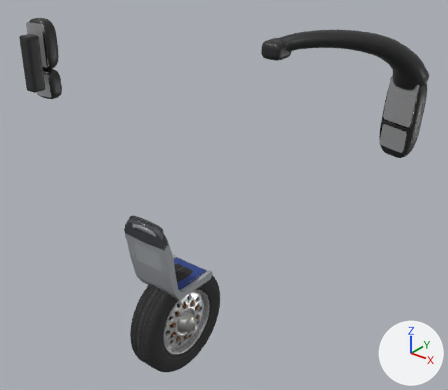
A saved change to the glTF model src/data/kit_bus.glb.
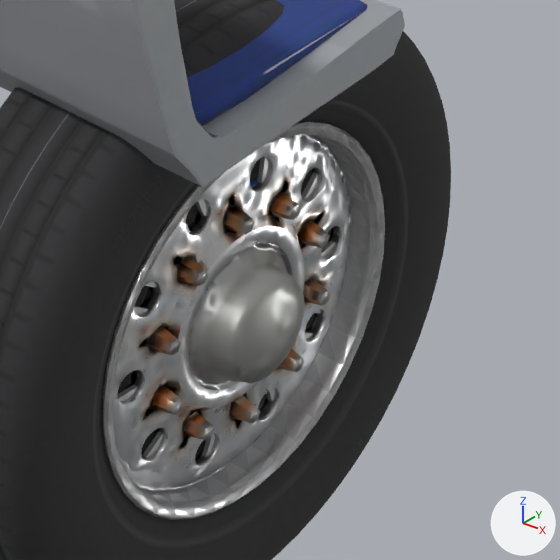
Each version is shown whole from a 50 mm camera at (3.135, -3.257, 3.385) aimed at (0.342, 0.235, 1.22), then close up on the part from 33% to 53% of the width and 69% to 93% of the height. Arrows for +X, +Y and +Z are at lower right; the lights stay in place. The last two pictures show the newer version.

In view in the first close-up: 'seat_conecto', 'seat_man', 'seat_yutong', 'tyre', 'wheelAlu', 'wheelAluRear', 'wheelSteel', 'wheelSteelRear' and 1 more.
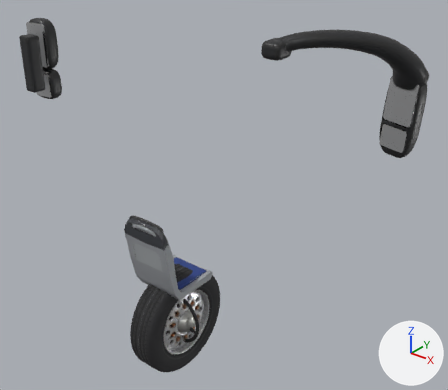
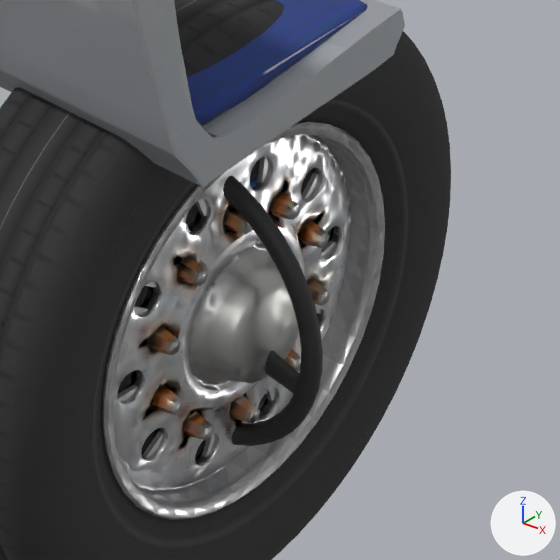
What changed in the scene script:
```text
Add me_steeringwheel:
    me_steeringwheel.from_pydata(...)  # 947 vertices, 1870 faces; spans x -0.251..0.251, y -0.064..0.07, z -0.251..0.251
    me_steeringwheel.materials.append(mat_buskit)
Add ob_steeringwheel:
    ob_steeringwheel = bpy.data.objects.new('steeringWheel', me_steeringwheel)
    ob_steeringwheel.location = (0.0, 0.0, 0.0)
```

Changed parts and their boxes [x1, y1, x2, y2] in the close-ups (560 x 560 px):
'steeringWheel', added: after [223, 176, 323, 446]
